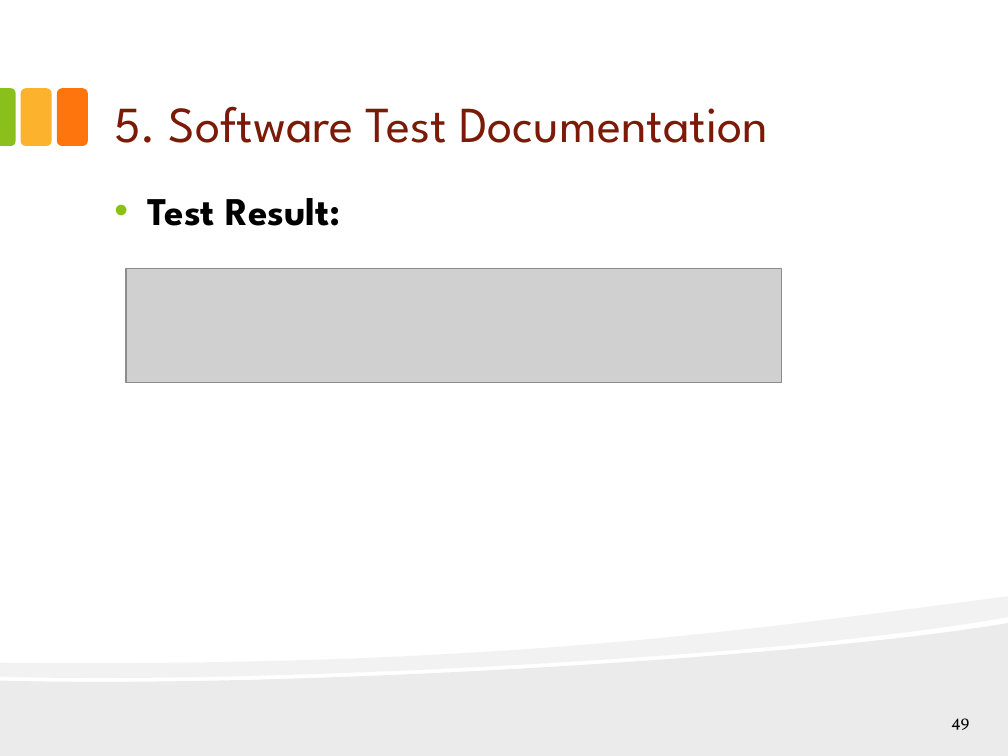
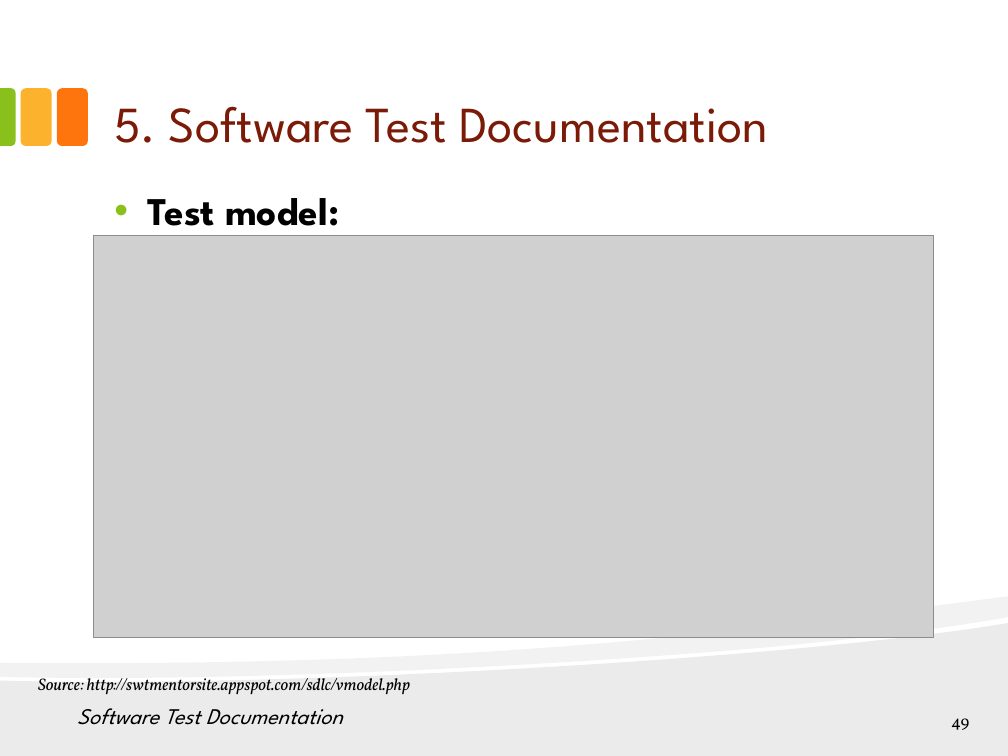
Before and after one commit to hungqcao/Rental-House-Finding, a slide deck: slide 49 of Document/Documentation/Final Document & Report/RHF_Presentation_Final_v1.0.pptx. Drawn at 1008x756 pixels with LibreOffice and Linux fonts; fonts in the diff are those of the drawing; grey boxes stand for pictures. Boxes give left, top, right and bottom in pixels: in the first picture for what was removed or moved away, otherwise in the second. Text is boxed around its words. In the diff, an @@ line names an element or a change of style, - is before the commit and + after.

```diff
--- a/Document/Documentation/Final Document & Report/RHF_Presentation_Final_v1.0.pptx
+++ b/Document/Documentation/Final Document & Report/RHF_Presentation_Final_v1.0.pptx
@@ text at [148, 198, 339, 237]: text changed @@
-• Test Result:
+• Test model:
@@ picture added at [94, 235, 933, 637] @@
@@ picture removed at [126, 269, 781, 383] @@
@@ text added at [38, 678, 410, 694], 12 pt, text #000000, italic @@
+Source: http://swtmentorsite.appspot.com/sdlc/vmodel.php
@@ text added at [77, 708, 343, 725], 16 pt, text #000000, italic @@
+Software Test Documentation
```
Also in this commit, not shown: 19 other slides changed, 6 slides added, 5 slides removed.
